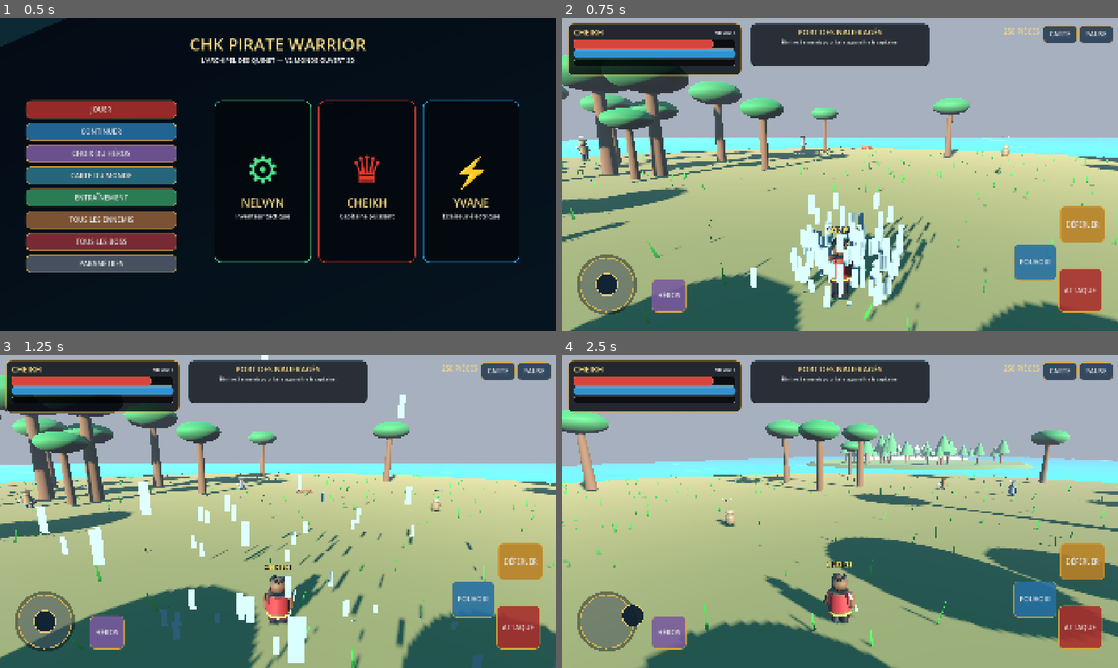
Above: before the commit, frames 1-4 (two rows, left to right).
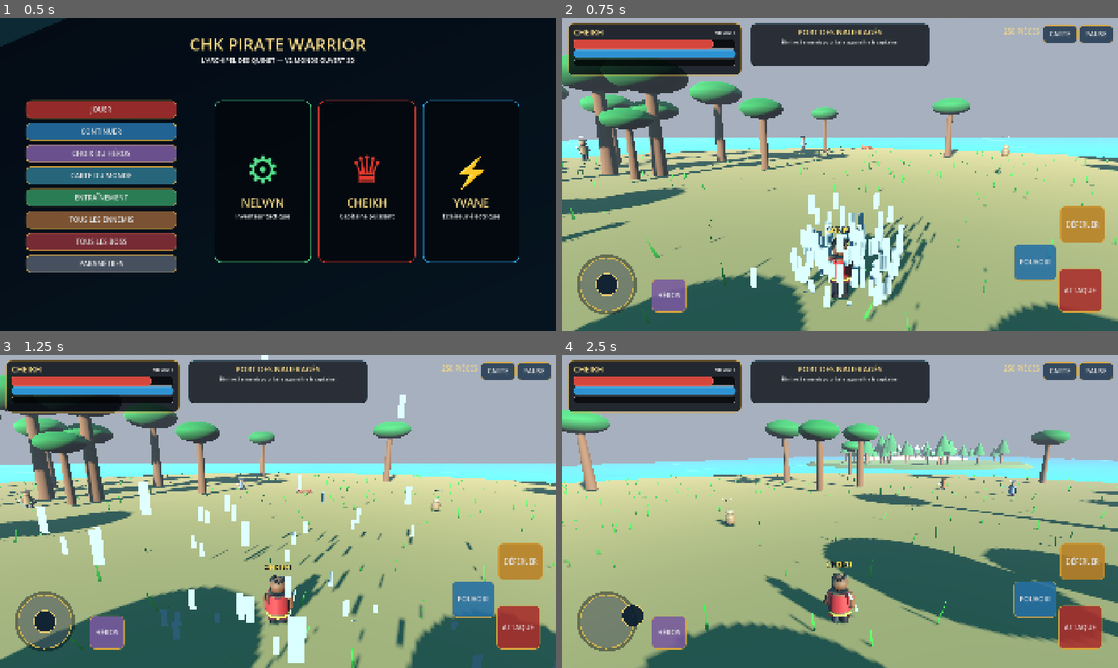
Above: after the commit, the same moments.

Repository: Chasmet/Chk-pirate-warrior-
Game: Godot game, scene res://scenes/main.tscn
Two runs of this game, one before a commit and one after it. Both use one fixed random seed, a clock stepped at 60 frames per second and the inputs below.
Inputs (mouse positions are in pixels of both pictures, inside the frame that each line leads up to):
- Up to frame 1 (0.5 s): no input
- Up to frame 2 (0.75 s): click "JOUER" at 0.5 s
- Up to frame 3 (1.25 s): no input
- Up to frame 4 (2.5 s): drag from (912, 533) to (895, 442) at 1.27 s; drag from (606, 621) to (812, 574) at 2.02 s

Frame 1 is identical in both runs. In frame 2, 1.4% of the frame differs, in the area x 0-100%, y 13-100%; in frame 3, 1.6%; in frame 4, 1.8%, in the area x 1-100%, y 19-100%.

Commit message:
feat(v2): faire réagir palmiers et arbres au vent

Diff:
--- a/godot/scripts/world_visuals.gd
+++ b/godot/scripts/world_visuals.gd
@@ -10,7 +10,8 @@
 var sun: DirectionalLight3D
 var particles: GPUParticles3D
 var particle_material: ParticleProcessMaterial
-var day_time := 0.22
+var foliage_material_cache: Dictionary = {}
+var day_time: float = 0.22
 
 func build() -> void:
 	_build_environment()
@@ -20,7 +21,7 @@
 
 func update_world(delta: float, player_position: Vector3) -> void:
 	day_time = fmod(day_time + delta / 260.0, 1.0)
-	var daylight := clampf(sin(day_time * PI), 0.05, 1.0)
+	var daylight: float = clampf(sin(day_time * PI), 0.05, 1.0)
 	sun.rotation_degrees.x = day_time * 360.0 - 100.0
 	sun.light_energy = 0.18 + daylight * 1.55
 	environment.ambient_light_energy = 0.22 + daylight * 0.62
@@ -145,8 +146,8 @@
 	var rng := RandomNumberGenerator.new()
 	rng.seed = 7000 + zone_index * 997
 	for i in range(34):
-		var angle := rng.randf_range(0.0, TAU)
-		var radius := rng.randf_range(22.0, 55.0)
+		var angle: float = rng.randf_range(0.0, TAU)
+		var radius: float = rng.randf_range(22.0, 55.0)
 		var position := Vector3(cos(angle) * radius, 1.7, sin(angle) * radius)
 		match zone_index:
 			0, 1:
@@ -185,7 +186,7 @@
 		cone.height = 6.5 * scale_value
 		crown.mesh = cone
 	crown.position = position + Vector3(0, 7.2 * scale_value, 0)
-	crown.material_override = _material(Color("25733d"), 0.82)
+	crown.material_override = _foliage_material(Color("25733d"), 0.26 if palm else 0.18)
 	root.add_child(crown)
 
 func _build_snow_pine(root: Node3D, position: Vector3, scale_value: float) -> void:
@@ -223,10 +224,10 @@
 	blade.material = grass_material
 	multimesh.mesh = blade
 	for i in range(multimesh.instance_count):
-		var angle := rng.randf_range(0.0, TAU)
-		var radius := sqrt(rng.randf()) * 60.0
+		var angle: float = rng.randf_range(0.0, TAU)
+		var radius: float = sqrt(rng.randf()) * 60.0
 		var basis := Basis(Vector3.UP, rng.randf_range(0.0, TAU))
-		var scale_value := rng.randf_range(0.65, 1.35)
+		var scale_value: float = rng.randf_range(0.65, 1.35)
 		basis = basis.scaled(Vector3.ONE * scale_value)
 		multimesh.set_instance_transform(i, Transform3D(basis, Vector3(cos(angle) * radius, 1.58, sin(angle) * radius)))
 	var instance := MultiMeshInstance3D.new()
@@ -249,6 +250,17 @@
 	particles.draw_pass_1 = quad
 	add_child(particles)
 
+func _foliage_material(color: Color, strength: float) -> ShaderMaterial:
+	var key: String = color.to_html(false) + "_" + str(snappedf(strength, 0.01))
+	if foliage_material_cache.has(key):
+		return foliage_material_cache[key] as ShaderMaterial
+	var material := ShaderMaterial.new()
+	material.shader = load("res://shaders/foliage_wind.gdshader")
+	material.set_shader_parameter("foliage_color", color)
+	material.set_shader_parameter("wind_strength", strength)
+	foliage_material_cache[key] = material
+	return material
+
 func _material(color: Color, roughness: float) -> StandardMaterial3D:
 	var material := StandardMaterial3D.new()
 	material.albedo_color = color
